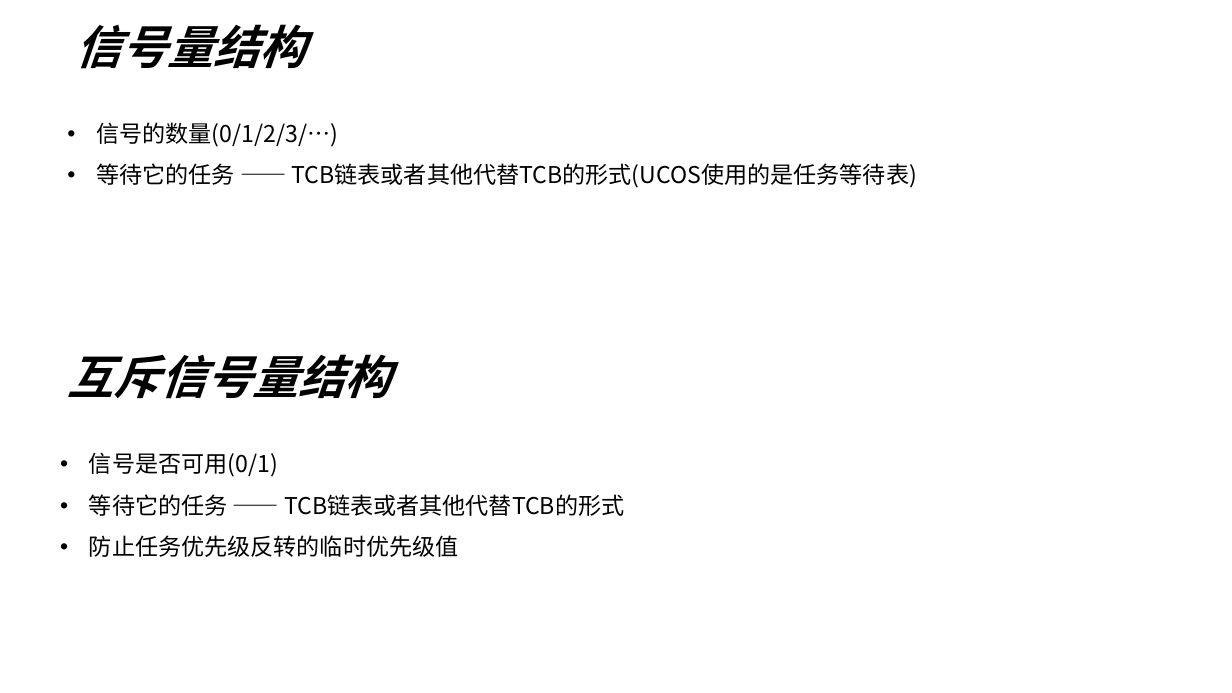
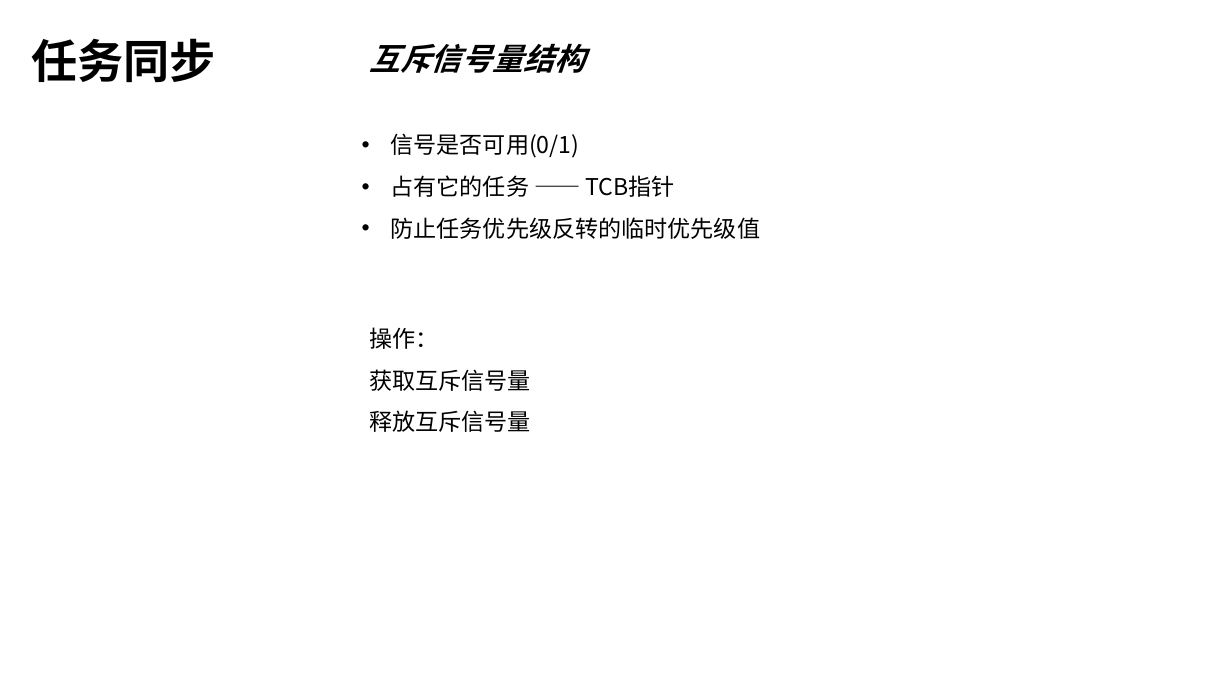
Before and after one commit to linghuix/UcosII-embedded-system, a slide deck: slide 8 of image/1.UCOS分析与深入解读.pptx (slide 7 before the commit). Drawn at 1232x693 pixels with LibreOffice and Linux fonts; fonts in the diff are those of the drawing. Boxes give left, top, right and bottom in pixels: in the first picture for what was removed or moved away, otherwise in the second. Text is boxed around its words. In the diff, an @@ line names an element or a change of style, - is before the commit and + after.

```diff
--- a/image/1.UCOS分析与深入解读.pptx
+++ b/image/1.UCOS分析与深入解读.pptx
@@ title removed at [75, 24, 306, 69] @@
-信号量结构
@@ text "互斥信号量结构": place and size @@
-text "互斥信号量结构" at [68, 354, 391, 399]
+text "互斥信号量结构" at [369, 43, 585, 73]
@@ text "互斥信号量结构" at [369, 43, 585, 73]: size 36 to 24 pt @@
@@ text added at [31, 38, 216, 82], 36 pt, text #000000, bold @@
+任务同步
@@ text "信号是否可用(0/1)": place and size @@
-text "信号是否可用(0/1)" at [89, 452, 624, 557]
+text "信号是否可用(0/1)" at [391, 133, 761, 239]
@@ text removed at [96, 122, 916, 188] @@
-• 信号的数量(0/1/2/3/…)
-• 等待它的任务 —— TCB链表或者其他代替TCB的形式(UCOS使用的是任务等待表)
@@ text at [391, 175, 675, 197]: text changed @@
-• 等待它的任务 —— TCB链表或者其他代替TCB的形式
+• 占有它的任务 —— TCB指针
@@ text added at [369, 327, 531, 432], 18 pt, text #000000 @@
+操作：
+获取互斥信号量
+释放互斥信号量
```
Also in this commit, not shown: 6 other slides changed, 1 slide added, 44 other files.
